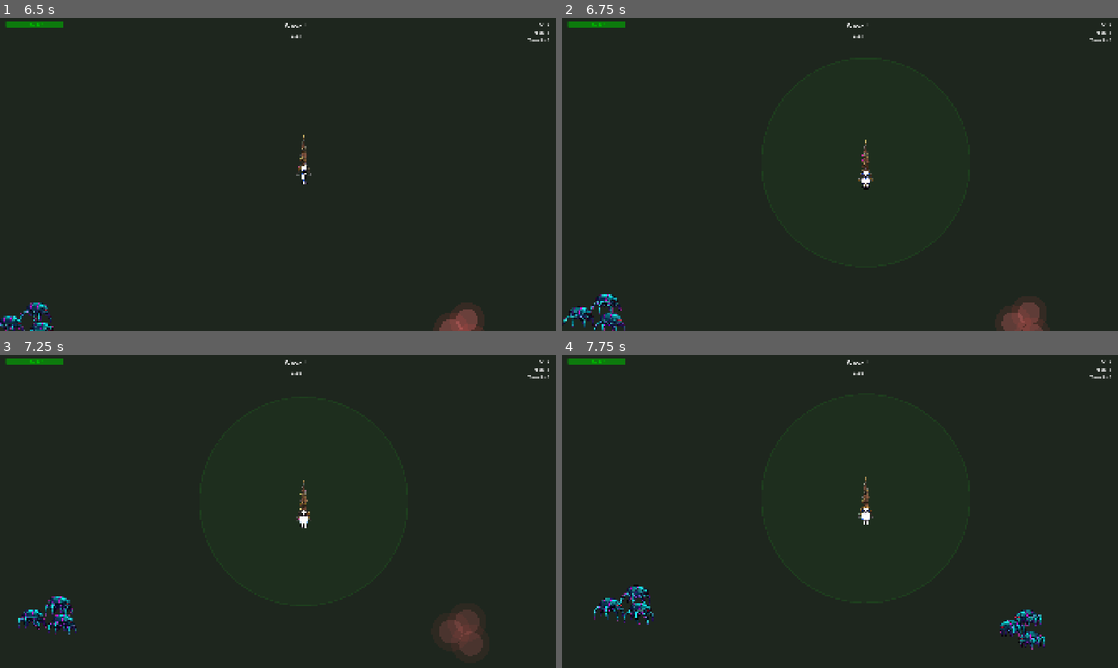
Above: before the commit, frames 1-4 (two rows, left to right).
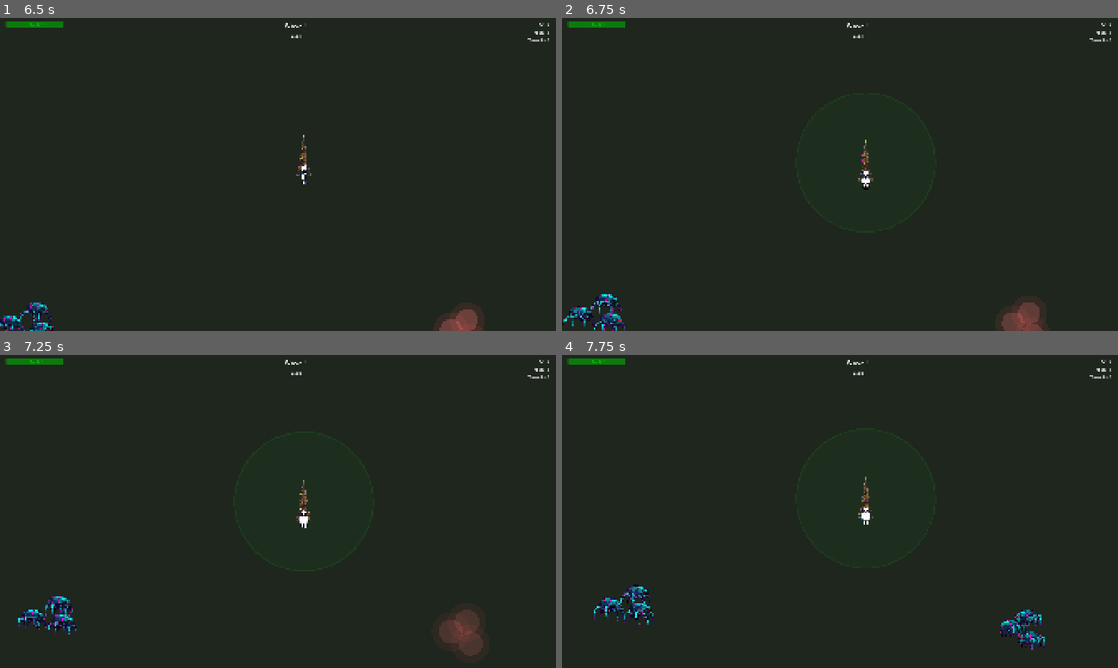
Above: after the commit, the same moments.

Repository: arebolledo2/turret-game
Game: Godot game, scene res://scenes/main.tscn
The game is run twice, just before and just after one commit, with the same random seed, the same clock (stepped at 60 frames per second) and the same inputs.
Inputs (mouse positions are in pixels of both pictures, inside the frame that each line leads up to):
- Up to frame 1 (6.5 s): click "Easy - Relaxed gameplay for l…" at 0.5 s; tap Enter at 1.25 s; move the mouse to (400, 158) at 1.27 s; hold D (move_right) 1.28-2 s; tap F (pickup_turret) at 1.35 s; click (400, 158) at 1.42 s; drag from (166, 190) to (300, 174) at 2.02 s; tap Space at 2.75 s; move the mouse to (333, 105) at 2.77 s; hold D (move_right) 2.78-3.5 s; hold Shift 2.78-3.5 s; drag from (250, 237) to (339, 174) at 3.52 s; move the mouse to (444, 221) at 4.27 s; hold A (move_left) 4.28-5 s; tap Ctrl at 4.35 s; tap Escape (pause) at 4.9 s; drag from (111, 127) to (305, 174) at 5.02 s; click "Resume" at 5.75 s
- Up to frame 2 (6.75 s): move the mouse to (867, 174) at 6.52 s; hold S (move_down) from 6.53 s (still down); tap Tab (toggle_range) at 6.6 s; click (867, 174) at 6.67 s
- Up to frame 3 (7.25 s): keep holding S (move_down)
- Up to frame 4 (7.75 s): release S (move_down) at 7.25 s; drag from (756, 433) to (867, 520) at 7.27 s

Frame 1 is identical in both runs. In frame 2, 0.2% of the frame differs, in the area x 35-74%, y 12-80%; in frame 3, 0.2%; in frame 4, 0.3%.

Commit message:
Refactor range indicator handling: update visual radius dynamically based on turret scale

Diff:
--- a/scenes/turret.tscn
+++ b/scenes/turret.tscn
@@ -12,7 +12,7 @@
 [node name="RangeIndicator" type="Node2D" parent="."]
 modulate = Color(1, 1, 1, 0)
 script = ExtResource("2_range")
-radius = 400.0
+radius = 0.0
 
 [node name="BaseSprite" type="Sprite2D" parent="."]
 texture_filter = 1
--- a/scripts/turret.gd
+++ b/scripts/turret.gd
@@ -42,8 +42,7 @@
 	# Setup range indicator
 	var color = TurretRegistry.get_color(turret_type)
 	if range_indicator:
-		if range_indicator.has_method("set_radius"):
-			range_indicator.set_radius(current_range)
+		_update_range_visual()
 		range_indicator.modulate = color
 		range_indicator.modulate.a = 0.0  # Hidden by default
 
@@ -100,8 +99,8 @@
 	if fire_timer:
 		_update_timer()
 
-	if range_indicator and range_indicator.has_method("set_radius"):
-		range_indicator.set_radius(current_range)
+	if range_indicator:
+		_update_range_visual()
 
 	# Update visual status indicators
 	_update_status_indicators()
@@ -507,6 +506,9 @@
 	tween.set_trans(Tween.TRANS_BACK)
 	tween.tween_property(self, "scale", Vector2(1.5, 1.5), 0.3)
 
+	# Update range visual as scale changes to keep it accurate
+	tween.parallel().tween_method(func(_v): _update_range_visual(), 0.0, 1.0, 0.3)
+
 	# Particle burst effect (if we have particles)
 	# spawn_particles()
 
@@ -541,3 +543,13 @@
 		sprite_node.modulate = Color.WHITE
 	if weapon_sprite:
 		weapon_sprite.modulate = Color.WHITE
+
+func _update_range_visual() -> void:
+	if range_indicator and range_indicator.has_method("set_radius"):
+		# Compensate for node scale since range indicator is a child
+		# but gameplay distance checks use global coordinates.
+		# play_spawn_animation sets scale to (1.5, 1.5)
+		var visual_radius = current_range
+		if scale.x != 0:
+			visual_radius = current_range / scale.x
+		range_indicator.set_radius(visual_radius)
